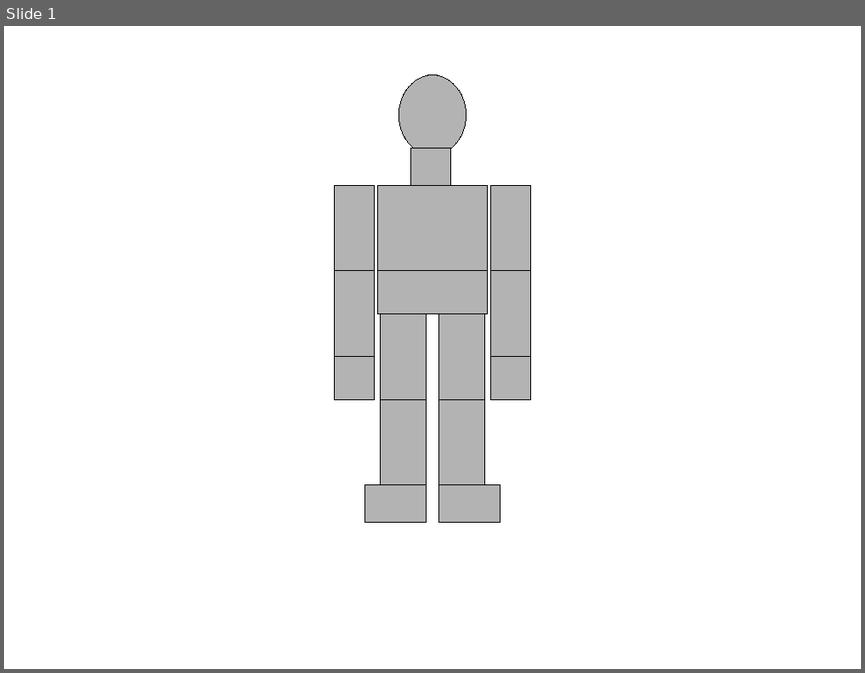
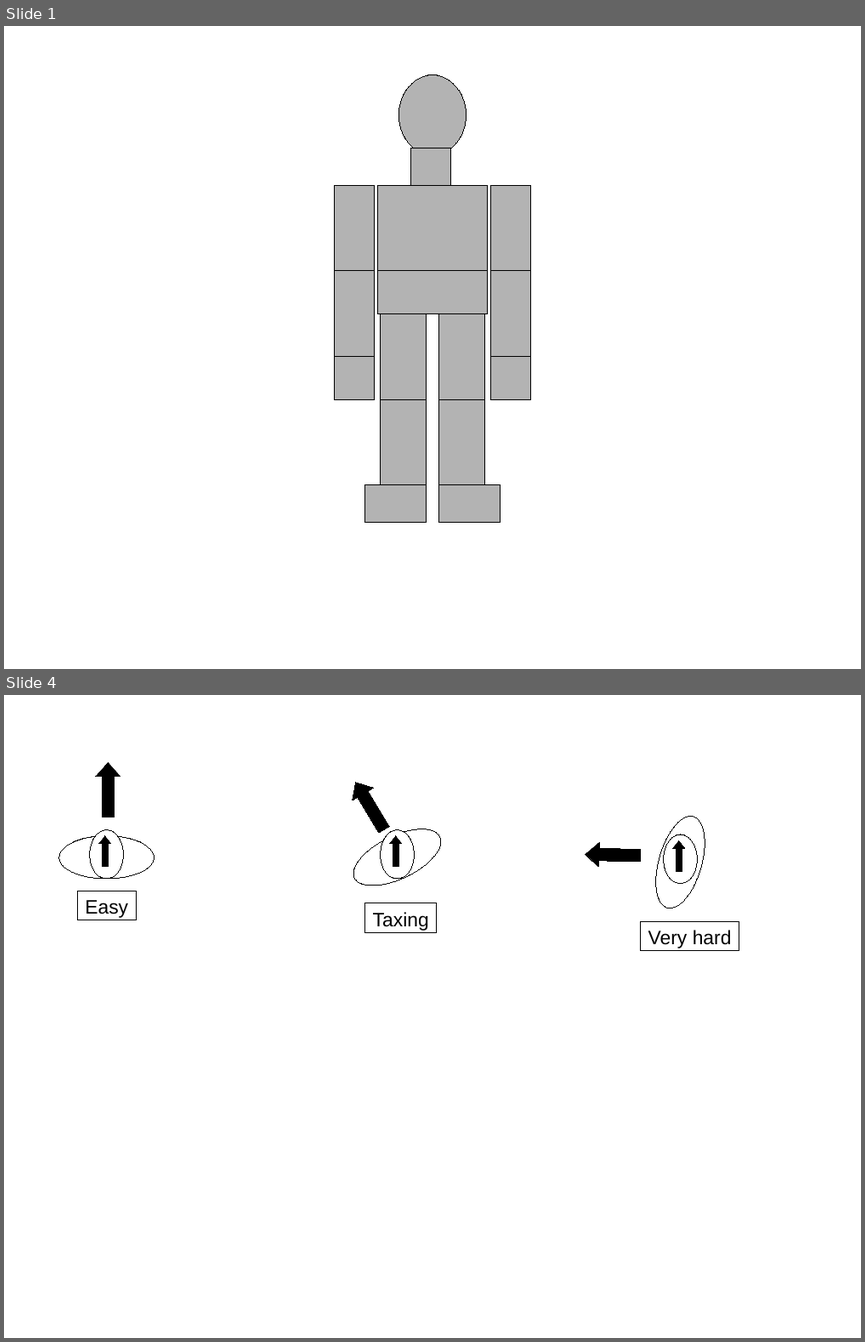
Before and after one commit to JosaiProduction/Survival, a slide deck: Documents/Game Design/Rough body schematics for hitallocation.odp. Shown one above the other, each under a label of ours: slide 1 before the commit, slides 1 and 4 after it; the slides between them are not shown. The pictures are 865x673 and 865x1342 pixels, drawn with LibreOffice and Linux fonts; fonts in the diff are those of the drawing. Boxes give left, top, right and bottom in pixels: in the first picture for what was removed or moved away, otherwise in the second. Text is boxed around its words. In the diff, an @@ line names an element or a change of style, - is before the commit and + after.

```diff
--- a/Documents/Game Design/Rough body schematics for hitallocation.odp
+++ b/Documents/Game Design/Rough body schematics for hitallocation.odp
@@ slide 4 added at box(4, 695, 861, 1338), background #FFFFFF @@
@@ up arrow added at box(96, 763, 120, 818), fill #000000, outline #000000 0 pt @@
@@ up arrow added at box(345, 776, 394, 835), fill #000000, outline #000000 0 pt @@
@@ ellipse added at box(346, 817, 449, 897), fill #FFFFFF, outline #000000 0 pt @@
@@ ellipse added at box(647, 811, 714, 913), fill #FFFFFF, outline #000000 0 pt @@
@@ ellipse added at box(59, 836, 154, 879), fill #FFFFFF, outline #000000 0 pt @@
@@ ellipse added at box(90, 829, 123, 879), fill #FFFFFF, outline #000000 0 pt @@
@@ up arrow added at box(99, 836, 111, 866), fill #000000, outline #000000 0 pt @@
@@ ellipse added at box(381, 829, 414, 879), fill #FFFFFF, outline #000000 0 pt @@
@@ up arrow added at box(390, 836, 402, 866), fill #000000, outline #000000 0 pt @@
@@ up arrow added at box(585, 842, 641, 868), fill #000000, outline #000000 0 pt @@
@@ ellipse added at box(664, 834, 697, 883), fill #FFFFFF, outline #000000 0 pt @@
@@ up arrow added at box(673, 840, 685, 871), fill #000000, outline #000000 0 pt @@
@@ rectangle added at box(77, 891, 136, 920), outline #000000 0 pt, 18 pt, text #000000 @@
+Easy
@@ rectangle added at box(365, 903, 437, 933), outline #000000 0 pt, 18 pt, text #000000 @@
+Taxing
@@ rectangle added at box(641, 921, 739, 951), outline #000000 0 pt, 18 pt, text #000000 @@
+Very hard
```
Also in this commit, not shown: 4 other slides added, 15 other files.
